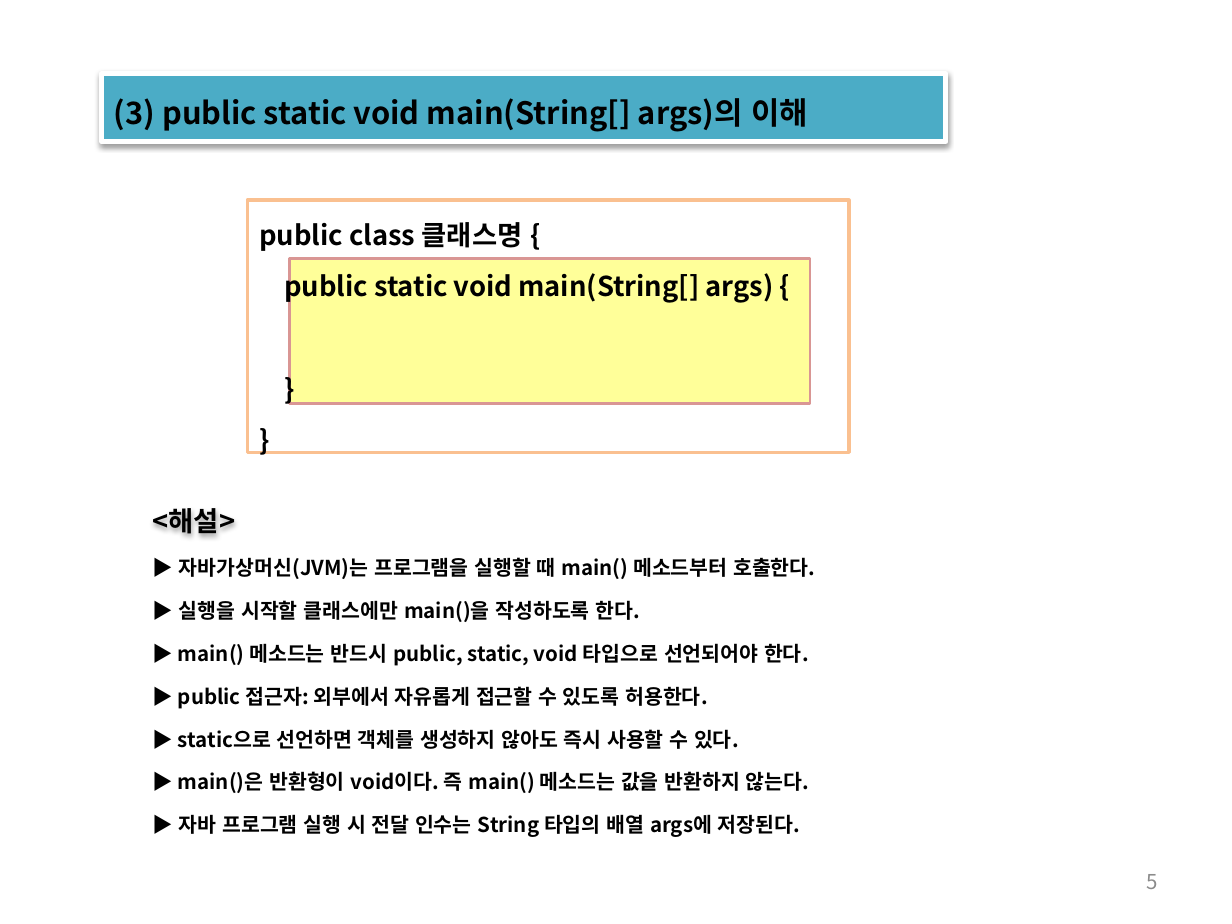
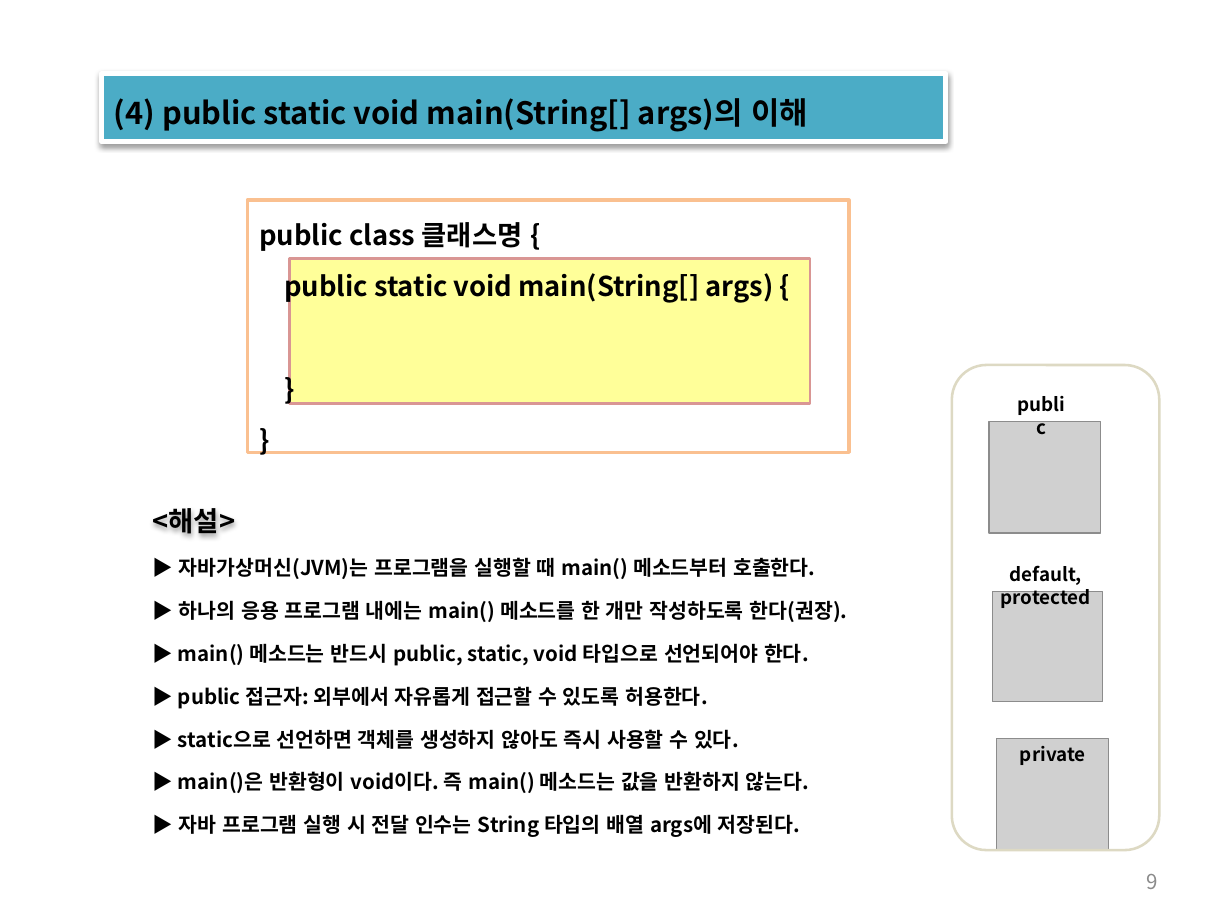
Before and after one commit to histime7/2018JavaClassroom, a slide deck: slide 9 of 수업자료/05_자바 프로그램의 기본 구조.pptx (slide 5 before the commit). Drawn at 1232x924 pixels with LibreOffice and Linux fonts; fonts in the diff are those of the drawing; grey boxes stand for pictures. Boxes give left, top, right and bottom in pixels: in the first picture for what was removed or moved away, otherwise in the second. Text is boxed around its words. In the diff, an @@ line names an element or a change of style, - is before the commit and + after.

```diff
--- a/수업자료/05_자바 프로그램의 기본 구조.pptx
+++ b/수업자료/05_자바 프로그램의 기본 구조.pptx
@@ text in rectangle at (114,98,808,132): text changed @@
-(3) public static void main(String[] args)의 이해
+(4) public static void main(String[] args)의 이해
@@ rounded rectangle added at (952,365,1159,850), outline #DDD9C3 1.5 pt @@
@@ text added at (1002,387,1082,423), 11 pt, text #000000, bold @@
+public
@@ picture added at (989,421,1101,533) @@
@@ text added at (1001,565,1091,608), 11 pt, text #000000, bold @@
+default, protected
@@ picture added at (992,591,1103,702) @@
@@ text at (179,600,847,622): text changed @@
-▶ 실행을 시작할 클래스에만 main()을 작성하도록 한다.
+▶ 하나의 응용 프로그램 내에는 main() 메소드를 한 개만 작성하도록 한다(권장).
@@ picture added at (997,738,1109,850) @@
@@ text added at (1020,746,1086,765), 11 pt, text #000000, bold @@
+private
@@ page number at (1147,874,1158,889): text changed @@
-5
+9
```
Also in this commit, not shown: 2 slides added, 4 slides removed, 12 other files.
